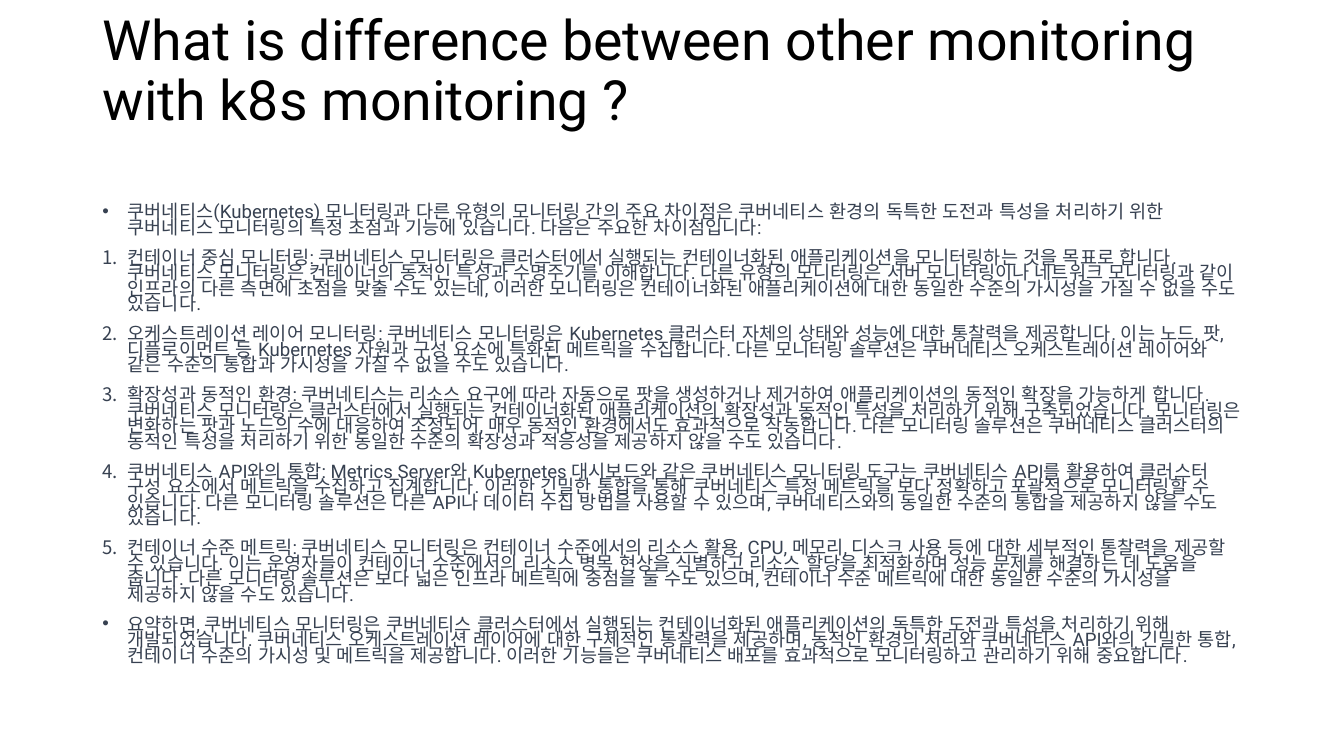
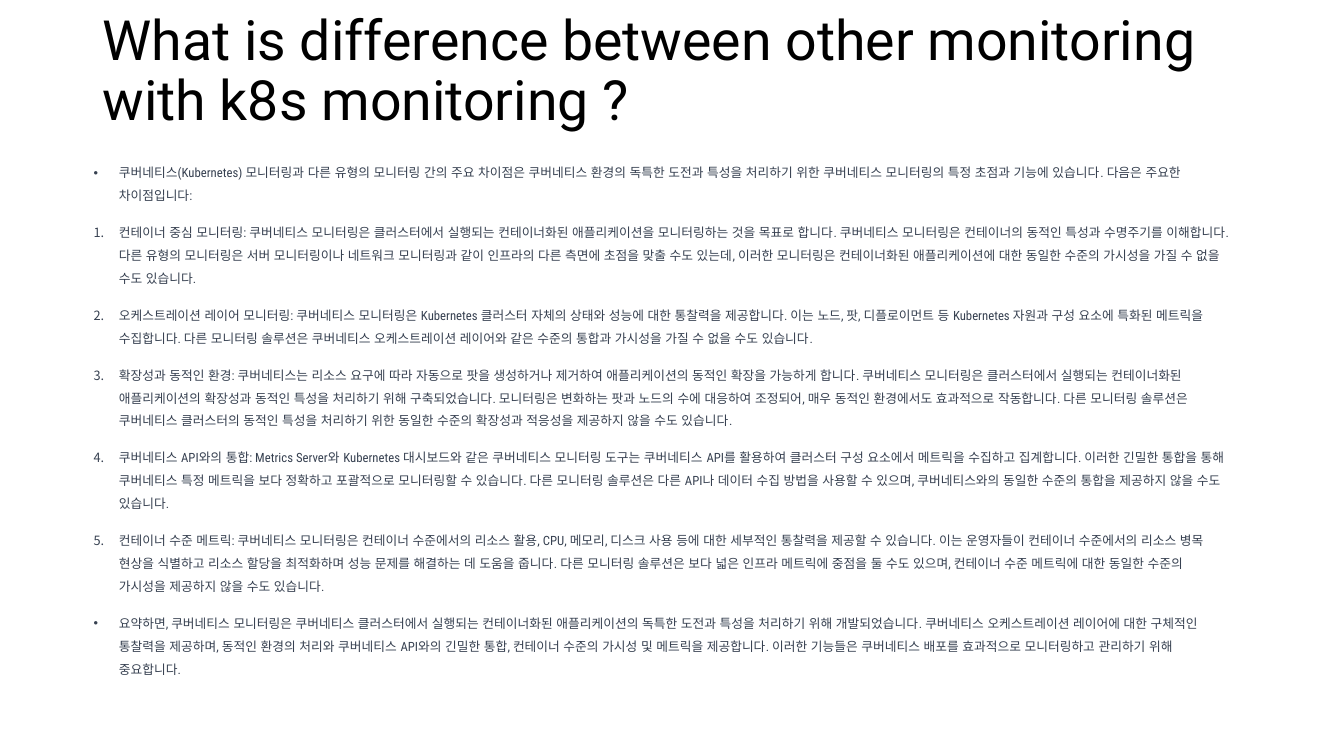
Before and after one commit to sangwonchoi/observability, a slide deck: slide 15 of Session PPT.pptx (slide 14 before the commit). Drawn at 1344x756 pixels with LibreOffice and Linux fonts; fonts in the diff are those of the drawing; background and template pictures are left out. Boxes give left, top, right and bottom in pixels: in the first picture for what was removed or moved away, otherwise in the second. Text is boxed around its words. In the diff, an @@ line names an element or a change of style, - is before the commit and + after.

```diff
--- a/Session PPT.pptx
+++ b/Session PPT.pptx
@@ text "쿠버네티스(Kubernetes) 모니터링과 다른 유형의 모니터링 ...": place and size @@
-text "쿠버네티스(Kubernetes) 모니터링과 다른 유형의 모니터링 ..." at [128, 202, 1241, 664]
+text "쿠버네티스(Kubernetes) 모니터링과 다른 유형의 모니터링 ..." at [119, 166, 1228, 675]
@@ text "쿠버네티스(Kubernetes) 모니터링과 다른 유형의 모니터링 ..." at [119, 166, 1228, 675]: size 13.3 to 9.1 pt, font Roboto to Roboto Condensed; line spacing 0.7 to 1.5 @@
```
Also in this commit, not shown: 1 other slide changed, 16 slides added, 1 slide removed, 3 other files.
